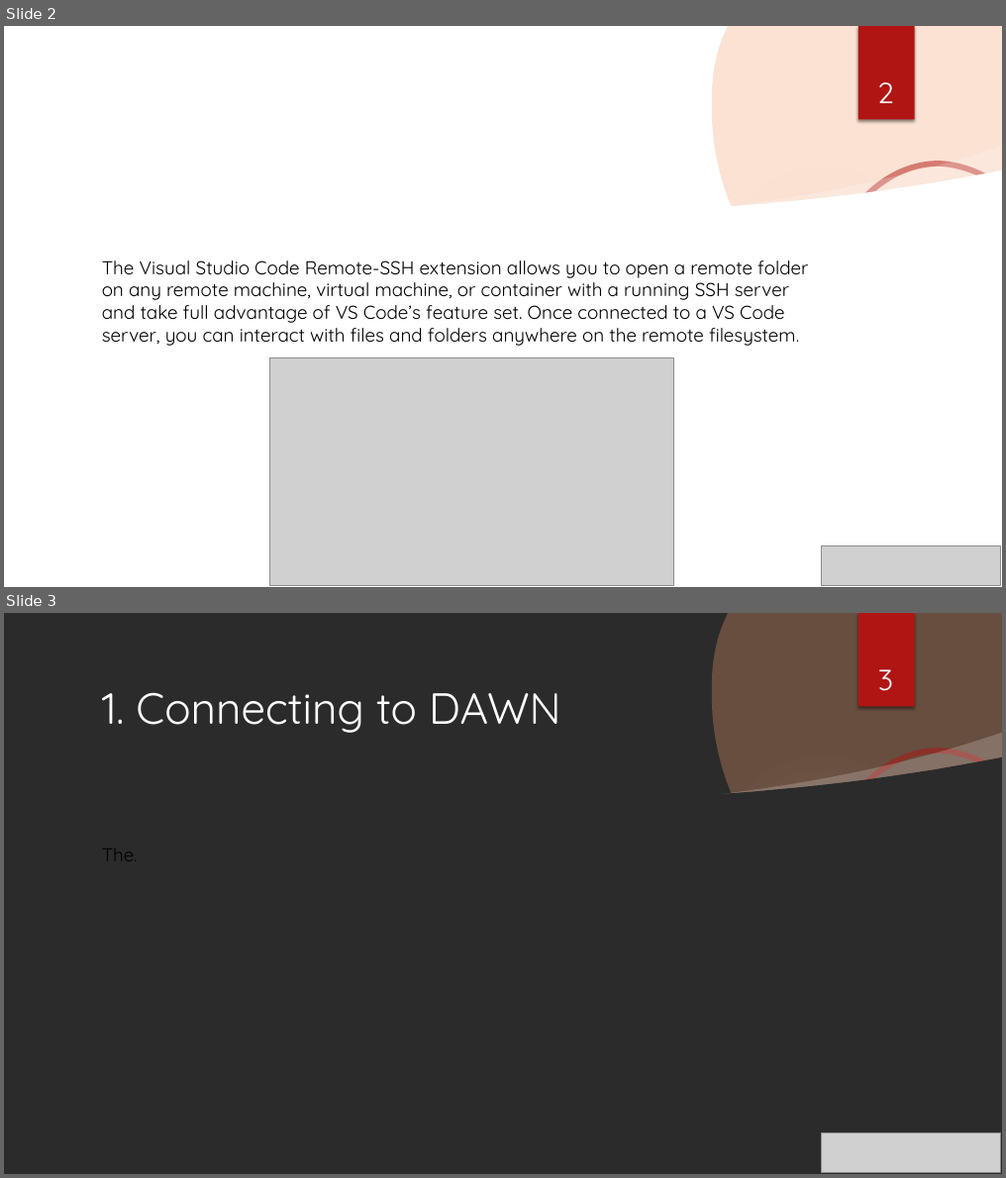
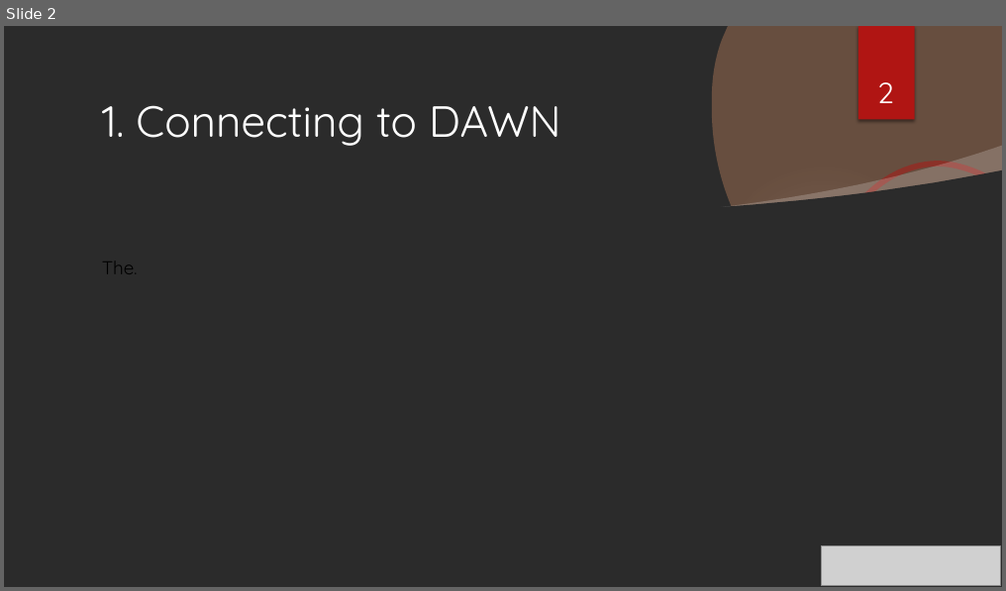
Before and after one commit to RSE-Cambridge/Intro-to-Dawn, a slide deck: Part3-PythonEnvironments/Slides/PyEnvs_onDAWN.pptx. Shown one above the other, each under a label of ours: slides 2 and 3 before the commit, slide 2 after it. The pictures are 1006x1178 and 1006x591 pixels, drawn with LibreOffice and Linux fonts; fonts in the diff are those of the drawing; grey boxes stand for pictures; background and template pictures are left out; a plain dark background stands for a picture behind light text. Boxes give left, top, right and bottom in pixels: in the first picture for what was removed or moved away, otherwise in the second. Text is boxed around its words. In the diff, an @@ line names an element or a change of style, - is before the commit and + after.

Commit message:
VsCode tunnel on dawn
moved vscode on dawn

```diff
--- a/Part3-PythonEnvironments/Slides/PyEnvs_onDAWN.pptx
+++ b/Part3-PythonEnvironments/Slides/PyEnvs_onDAWN.pptx
@@ slide 2 removed at (x1=4, y1=26, x2=1002, y2=587), background picture (left out); not listed: 4 template elements that a slide beside it also shows @@
@@ rectangle removed at (x1=858, y1=26, x2=915, y2=120) @@
@@ page number removed at (x1=877, y1=82, x2=894, y2=103) @@
-2
@@ freeform shape removed at (x1=4, y1=171, x2=1002, y2=587) @@
@@ freeform shape removed at (x1=718, y1=146, x2=1002, y2=213) @@
@@ text removed at (x1=102, y1=261, x2=808, y2=346) @@
-The Visual Studio Code Remote-SSH extension allows you to open a remote folder on any remote machine, virtual machine, or container with a running SSH server and take full advantage of VS Code’s feature set. Once connected to a VS Code server, you can interact with files and folders anywhere on the remote filesystem.
@@ title removed at (x1=102, y1=286, x2=124, y2=296) @@
-My WorkFlow on DAWN
@@ picture removed at (x1=269, y1=359, x2=674, y2=586) @@
@@ picture removed at (x1=822, y1=547, x2=1001, y2=586) @@
@@ what was slide 3 is now slide 2 @@
@@ page number at (x1=877, y1=82, x2=894, y2=103): text changed @@
-3
+2
```
Also in this commit, not shown: 1 slide changed, 6 other slides removed, 1 other file.
